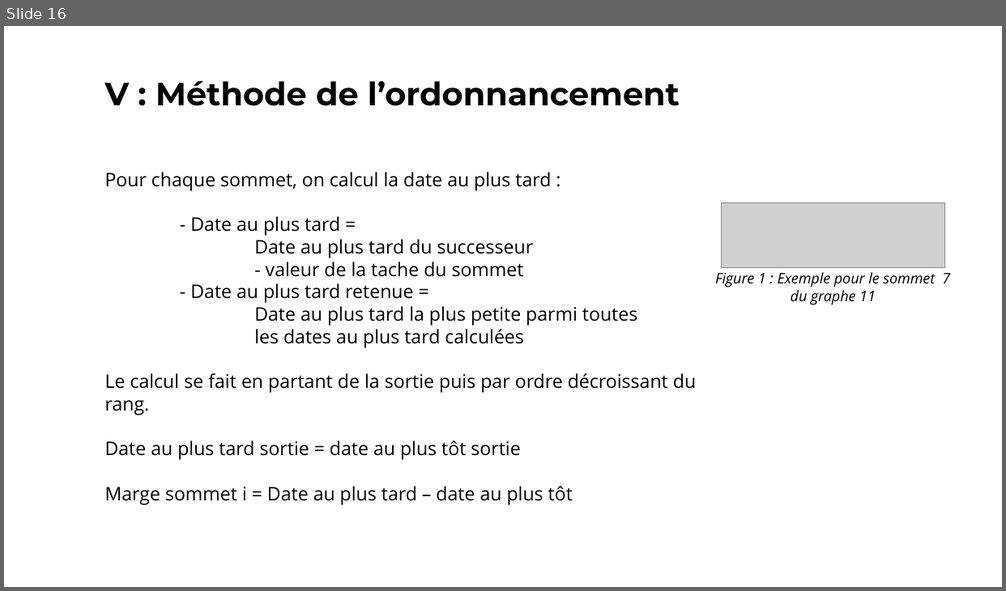
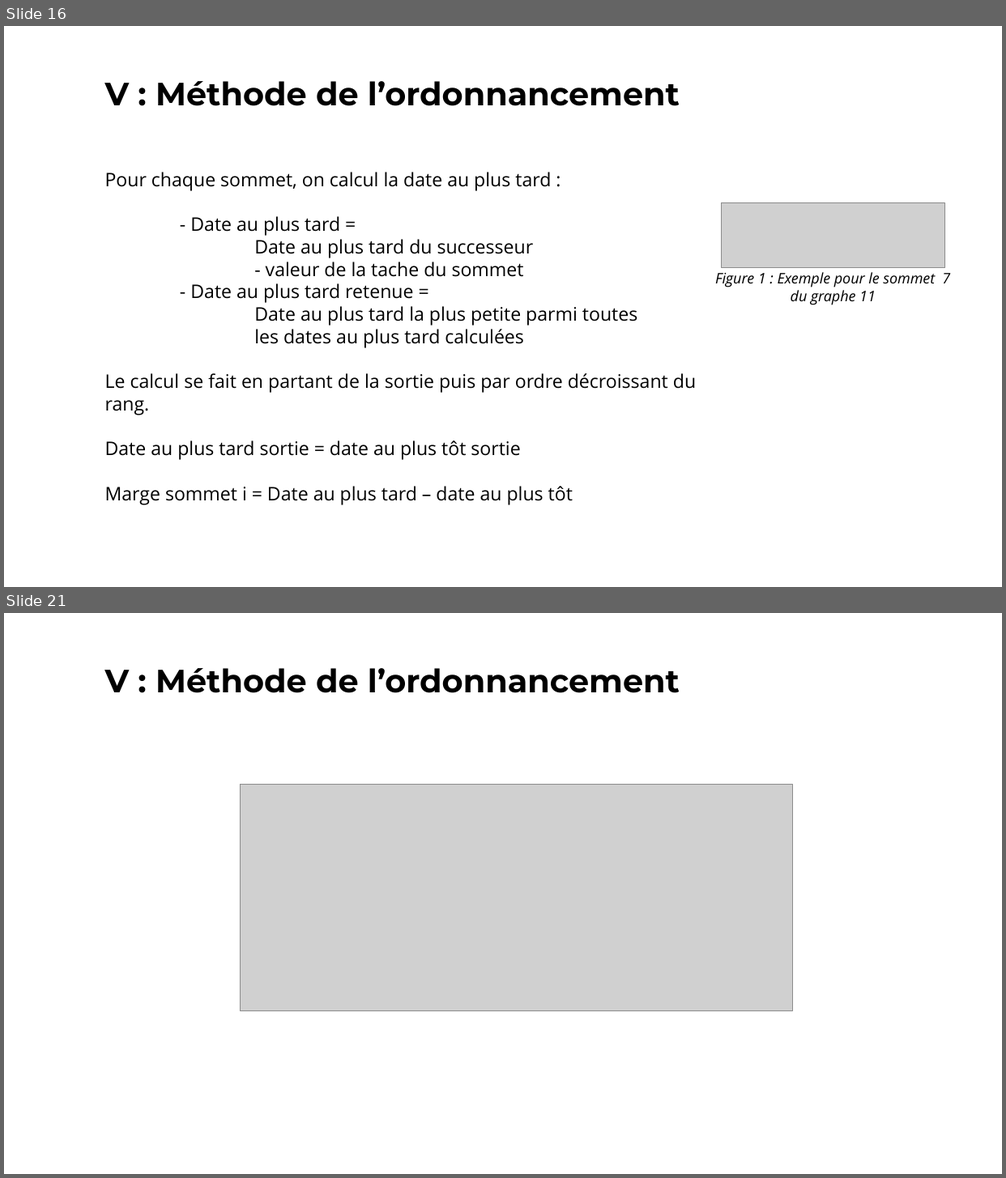
Before and after one commit to vincentdbs/ProjetTheorieDesGraphes, a slide deck: A4_Presentation.pptx. Shown one above the other, each under a label of ours: slide 16 before the commit, slides 16 and 21 after it; the slides between them are not shown. The pictures are 1006x591 and 1006x1178 pixels, drawn with LibreOffice and Linux fonts; fonts in the diff are those of the drawing; grey boxes stand for pictures. Boxes give left, top, right and bottom in pixels: in the first picture for what was removed or moved away, otherwise in the second. Text is boxed around its words. In the diff, an @@ line names an element or a change of style, - is before the commit and + after.

```diff
--- a/A4_Presentation.pptx
+++ b/A4_Presentation.pptx
@@ slide 21 added at (4, 613, 1002, 1174), background #FFFFFF @@
@@ text added at (105, 668, 680, 693), 62 pt, text #000000, bold @@
+V : Méthode de l’ordonnancement
@@ picture added at (240, 785, 792, 1011) @@
```
Also in this commit, not shown: 2 slides changed, 3 other slides added.
